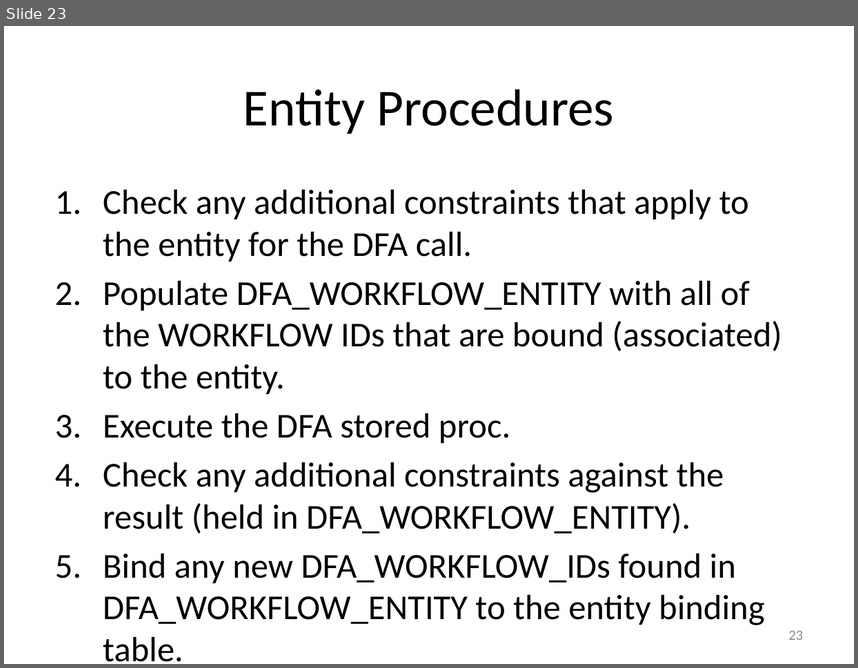
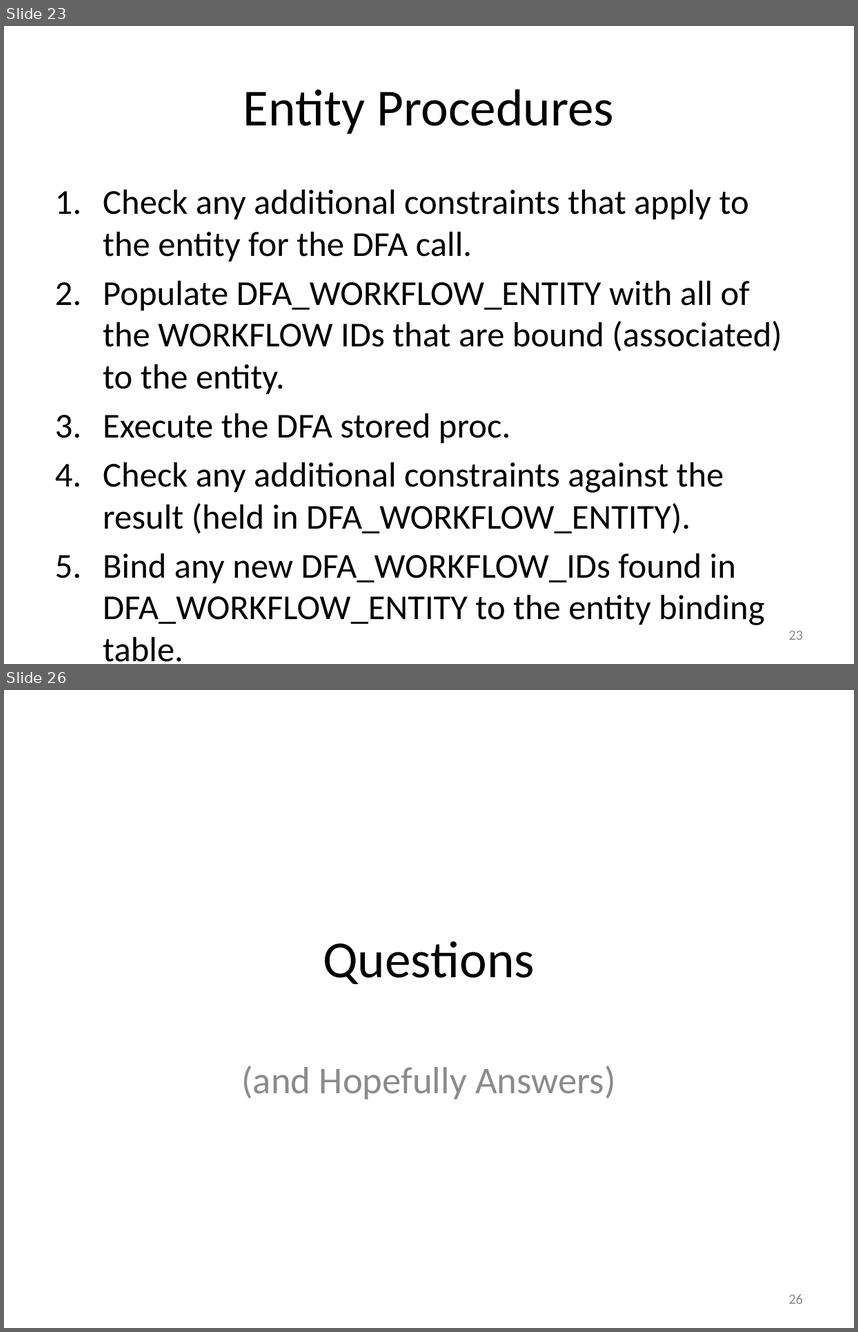
Before and after one commit to RichardRoda/DFA-Workflow-Model, a slide deck: Modeling Workflows with Event Driven DFA.pptx. Shown one above the other, each under a label of ours: slide 23 before the commit, slides 23 and 26 after it; the slides between them are not shown. The pictures are 858x668 and 858x1332 pixels, drawn with LibreOffice and Linux fonts; fonts in the diff are those of the drawing. Boxes give left, top, right and bottom in pixels: in the first picture for what was removed or moved away, otherwise in the second. Text is boxed around its words. In the diff, an @@ line names an element or a change of style, - is before the commit and + after.

```diff
--- a/Modeling Workflows with Event Driven DFA.pptx
+++ b/Modeling Workflows with Event Driven DFA.pptx
@@ slide 26 added at bbox=[4, 690, 854, 1328], background #FFFFFF @@
@@ title added at bbox=[323, 941, 535, 984], 44 pt, text #000000 @@
+Questions
@@ subtitle added at bbox=[241, 1065, 616, 1099], 32 pt, text #8C8C8C @@
+(and Hopefully Answers)
@@ page number added at bbox=[789, 1294, 803, 1303], 12 pt, text #8C8C8C @@
+26
```
Also in this commit, not shown: 4 slides changed, 2 other slides added, 1 other file.
